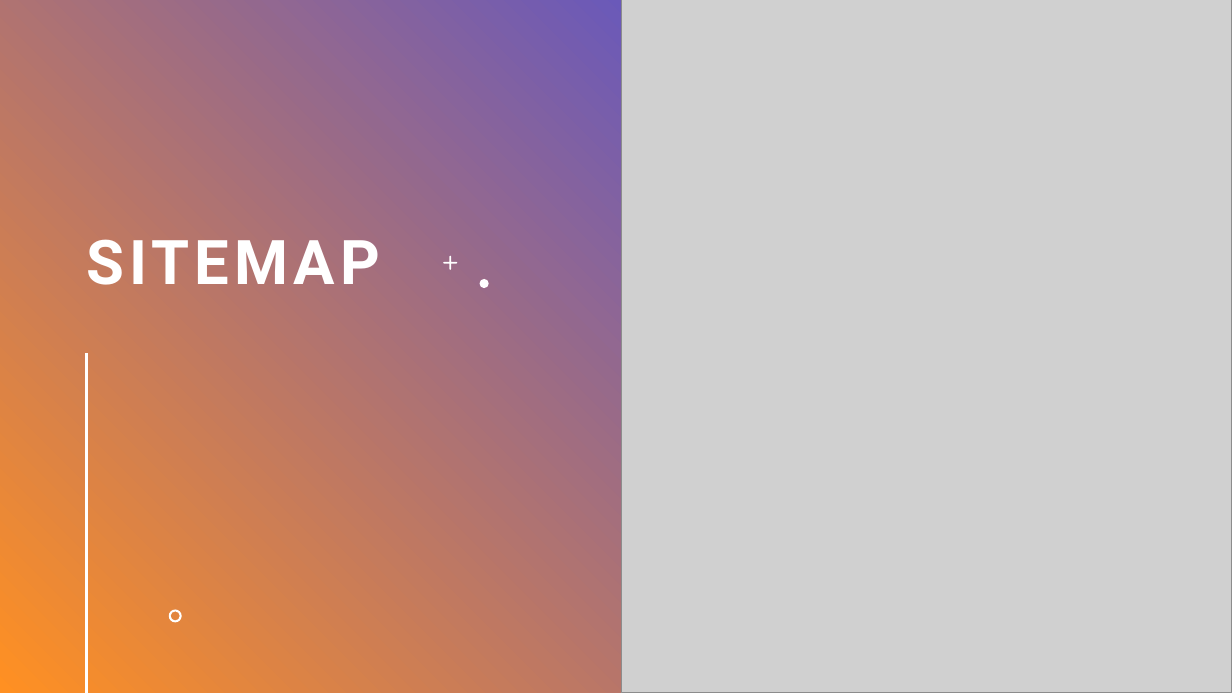
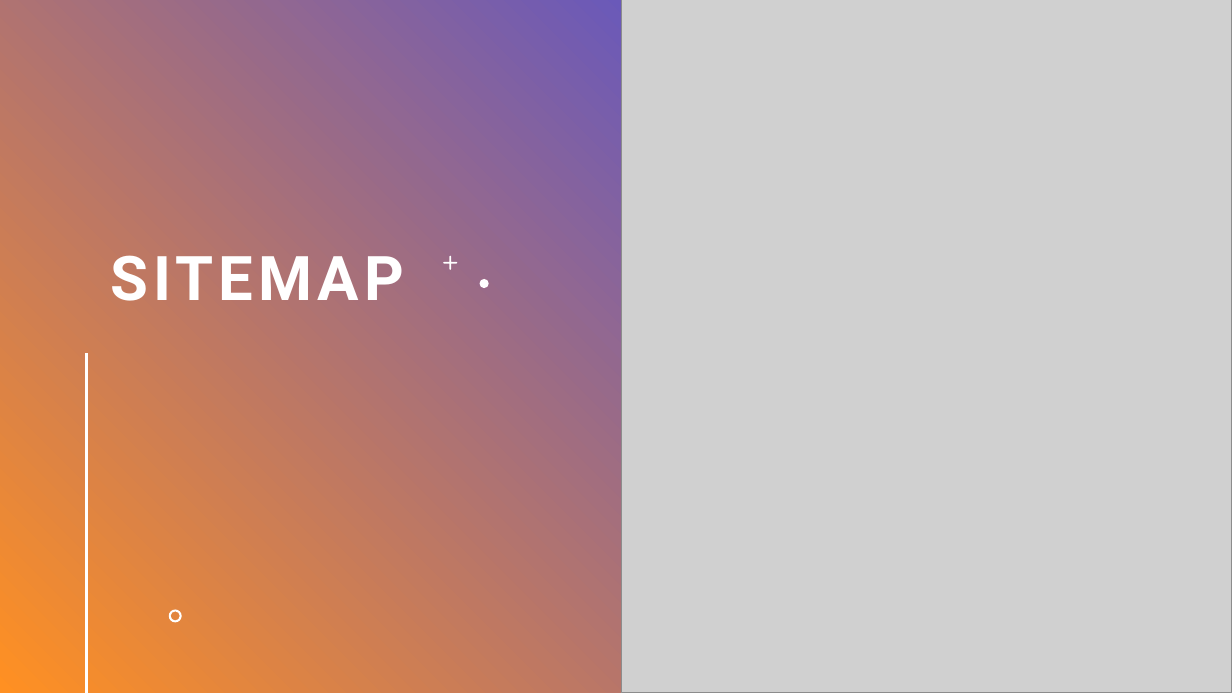
Before and after one commit to magopyan/Pocket-Finances, a slide deck: slide 15 of Documentation/Final Presentation/Presentation.pptx (slide 14 before the commit). Drawn at 1232x693 pixels with LibreOffice and Linux fonts; fonts in the diff are those of the drawing; grey boxes stand for pictures. Boxes give left, top, right and bottom in pixels: in the first picture for what was removed or moved away, otherwise in the second. Text is boxed around its words. In the diff, an @@ line names an element or a change of style, - is before the commit and + after.

```diff
--- a/Documentation/Final Presentation/Presentation.pptx
+++ b/Documentation/Final Presentation/Presentation.pptx
@@ title "SITEMAP": place and size @@
-title "SITEMAP" at [86,239,380,285]
+title "SITEMAP" at [110,255,404,301]
```
Also in this commit, not shown: 9 other slides changed, 4 slides added, 2 slides removed, 2 other files.
